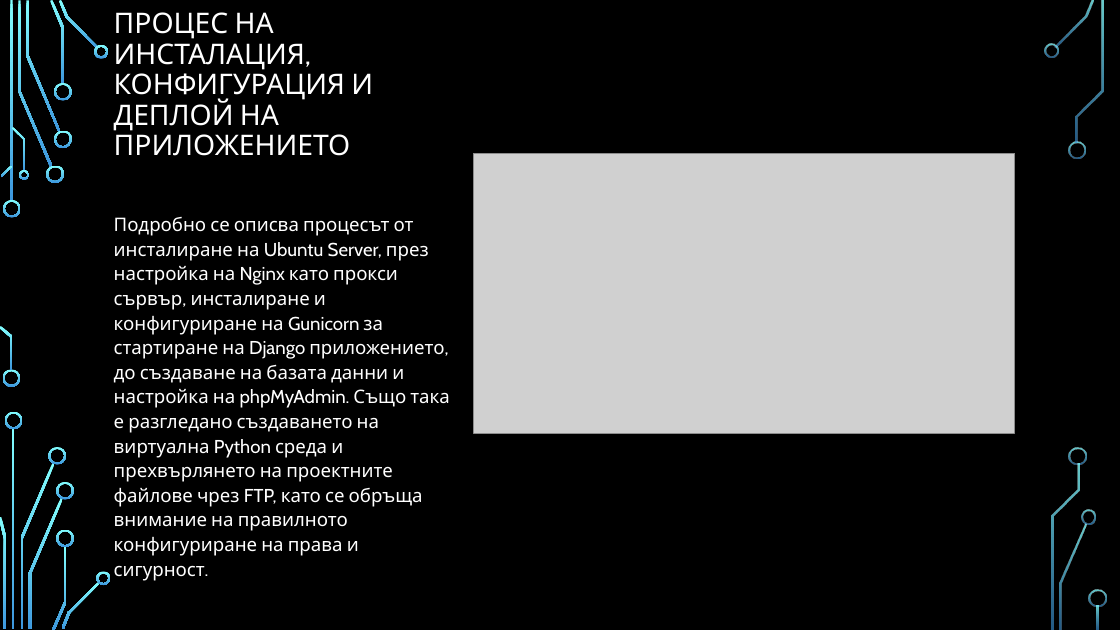
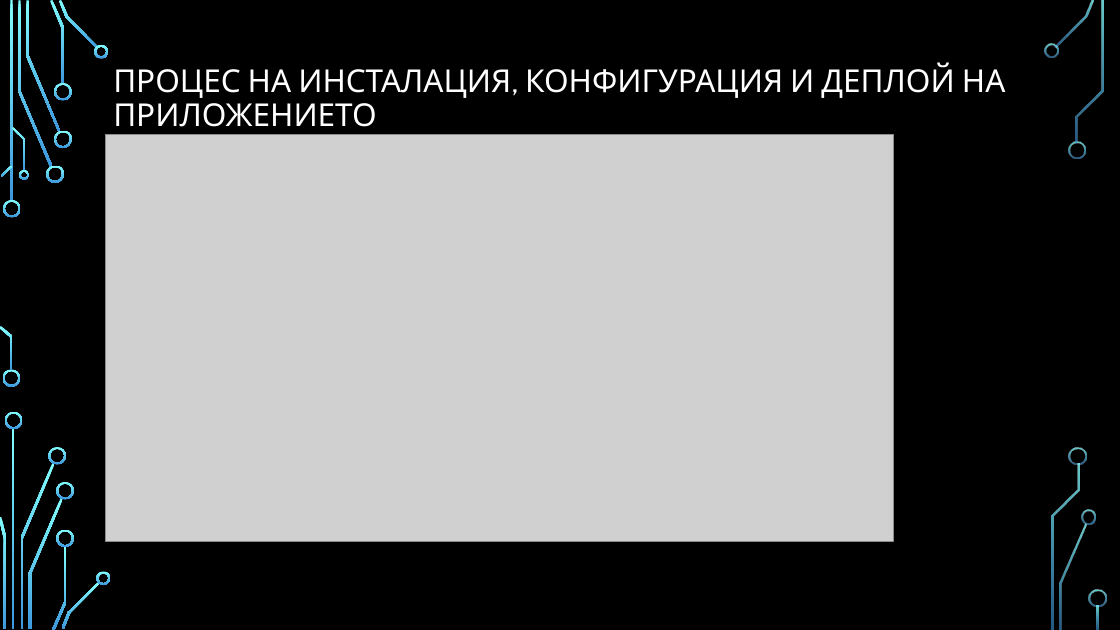
Before and after one commit to pgee-dzi2024/Theme_2508, a slide deck: slide 8 of dr/presentation.pptx. Drawn at 1120x630 pixels with LibreOffice and Linux fonts; fonts in the diff are those of the drawing; grey boxes stand for pictures; background and template pictures are left out. Boxes give left, top, right and bottom in pixels: in the first picture for what was removed or moved away, otherwise in the second. Text is boxed around its words. In the diff, an @@ line names an element or a change of style, - is before the commit and + after.

```diff
--- a/dr/presentation.pptx
+++ b/dr/presentation.pptx
@@ title "ПРОЦЕС НА ИНСТАЛАЦИЯ, КОНФИГУРАЦИЯ И ..." at (x1=113, y1=63, x2=1005, y2=135): size 24.3 to 27 pt; vertical alignment bottom to middle @@
@@ picture resized from (x1=474, y1=154, x2=1015, y2=434) to (x1=106, y1=134, x2=894, y2=542) @@
@@ text removed at (x1=114, y1=217, x2=450, y2=531) @@
-Подробно се описва процесът от инсталиране на Ubuntu Server, през настройка на Nginx като прокси сървър, инсталиране и конфигуриране на Gunicorn за стартиране на Django приложението, до създаване на базата данни и настройка на phpMyAdmin. Също така е разгледано създаването на виртуална Python среда и прехвърлянето на проектните файлове чрез FTP, като се обръща внимание на правилното конфигуриране на права и сигурност.
```
Also in this commit, not shown: 6 other slides changed, 1 slide added, 1 slide removed, 3 other files.
